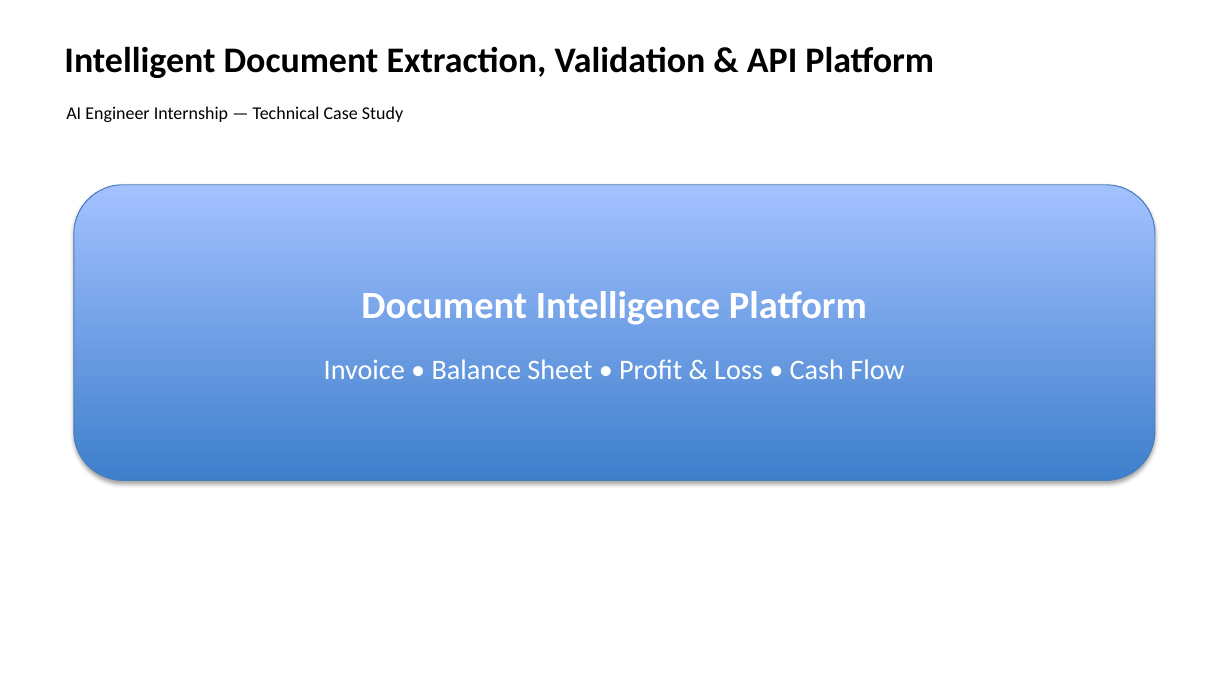
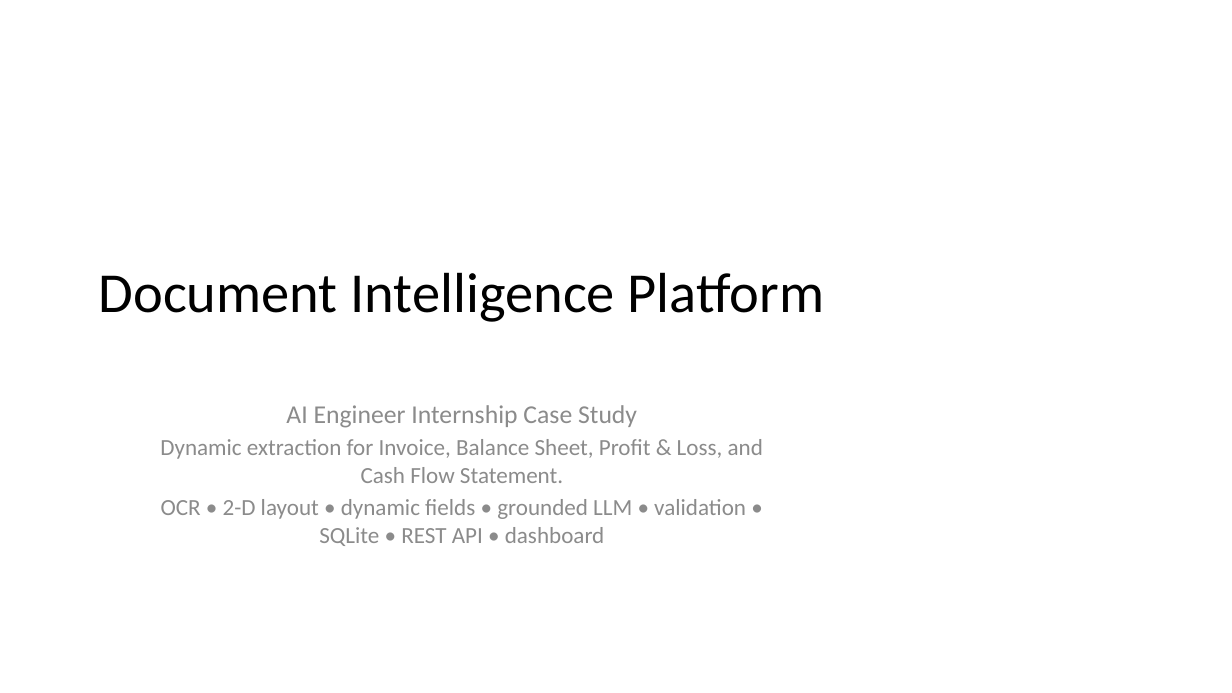
Before and after one commit to Shankar46/doc-intelligence, a slide deck: slide 1 of docs/solution_presentation.pptx. Drawn at 1232x693 pixels with LibreOffice and Linux fonts; fonts in the diff are those of the drawing. Boxes give left, top, right and bottom in pixels: in the first picture for what was removed or moved away, otherwise in the second. Text is boxed around its words. In the diff, an @@ line names an element or a change of style, - is before the commit and + after.

Commit message:
Improve dynamic document extraction and validation

```diff
--- a/docs/solution_presentation.pptx
+++ b/docs/solution_presentation.pptx
@@ text removed at [66, 106, 403, 122] @@
-AI Engineer Internship — Technical Case Study
@@ rounded rectangle removed at [74, 185, 1155, 481] @@
-Document Intelligence Platform
-Invoice • Balance Sheet • Profit & Loss • Cash Flow
@@ title "Document Intelligence Platform" at [99, 272, 824, 322]: vertical alignment top to middle @@
@@ title at [99, 272, 824, 322]: text changed; size 28 to 44 pt; bold off @@
-Intelligent Document Extraction, Validation & API Platform
+Document Intelligence Platform
@@ subtitle added at [160, 405, 763, 546], 18 pt, text #8C8C8C @@
+AI Engineer Internship Case Study
+Dynamic extraction for Invoice, Balance Sheet, Profit & Loss, and Cash Flow Statement.
+OCR • 2-D layout • dynamic fields • grounded LLM • validation • SQLite • REST API • dashboard
```
Also in this commit, not shown: 9 slides added, 9 slides removed, 35 other files.
